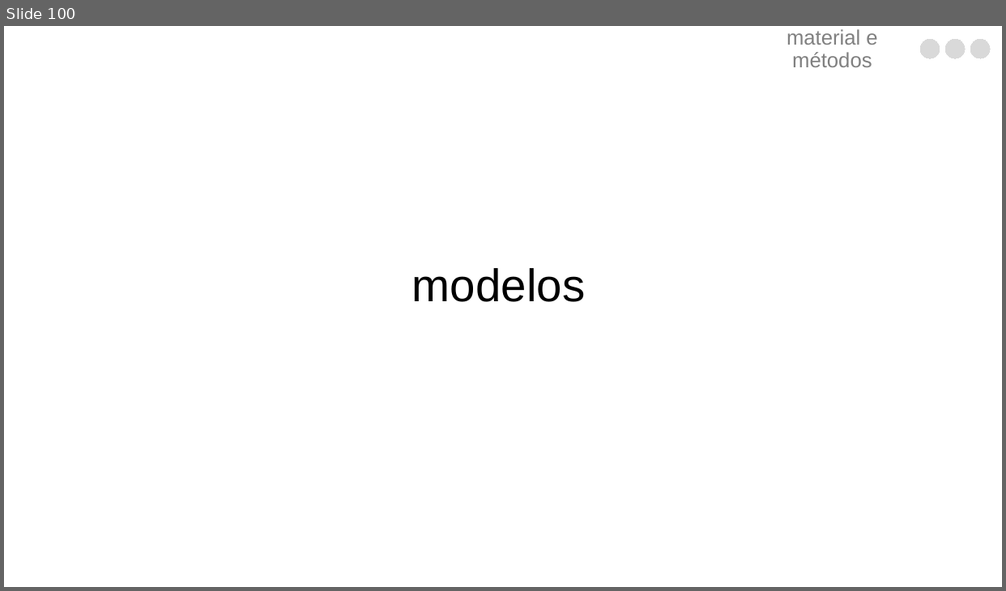
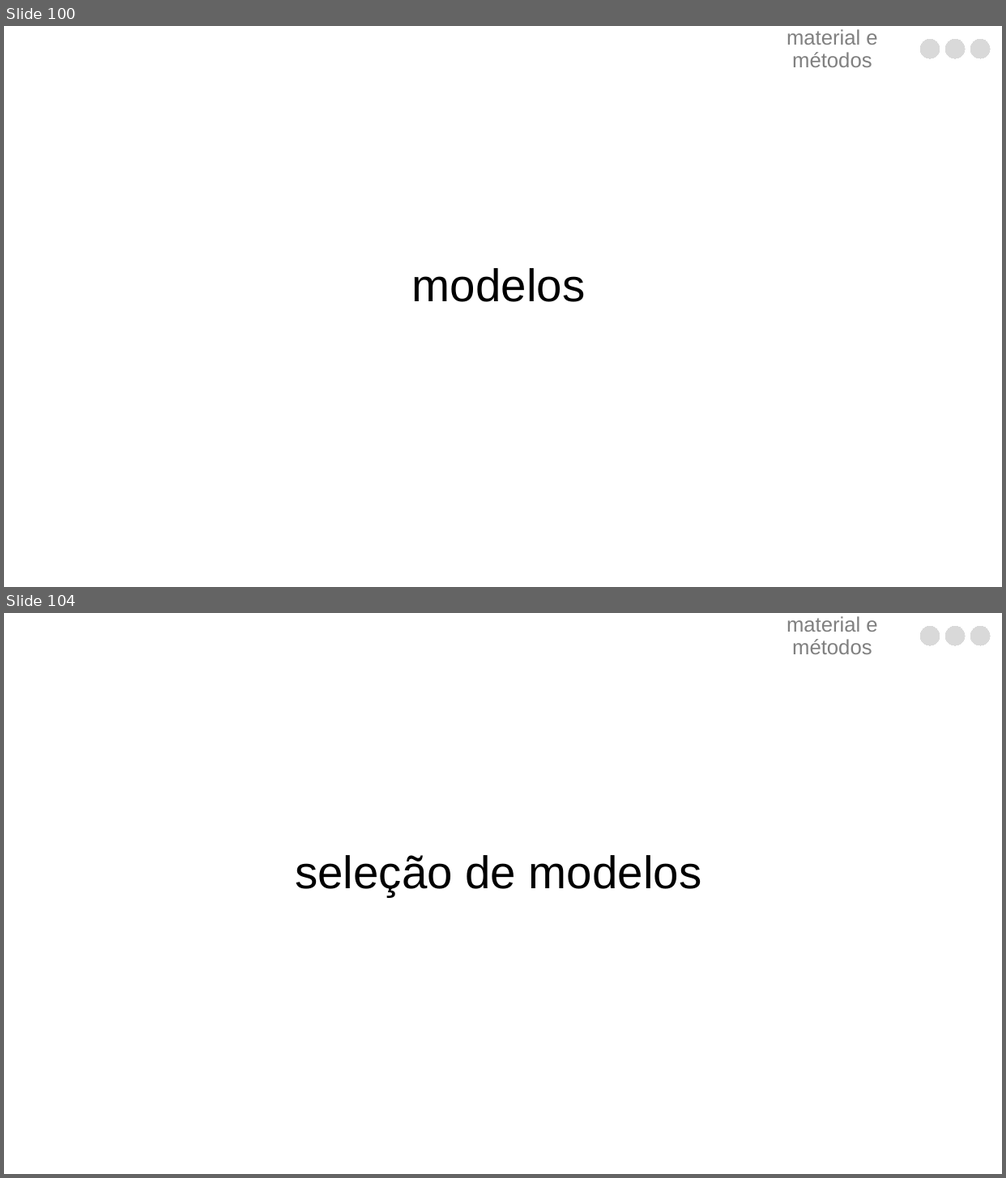
Before and after one commit to luisanovara/dissertacao, a slide deck: DEFESA.pptx. Shown one above the other, each under a label of ours: slide 100 before the commit, slides 100 and 104 after it; the slides between them are not shown. The pictures are 1006x591 and 1006x1178 pixels, drawn with LibreOffice and Linux fonts; fonts in the diff are those of the drawing. Boxes give left, top, right and bottom in pixels: in the first picture for what was removed or moved away, otherwise in the second. Text is boxed around its words. In the diff, an @@ line names an element or a change of style, - is before the commit and + after.

```diff
--- a/DEFESA.pptx
+++ b/DEFESA.pptx
@@ slide 104 added at (4, 613, 1002, 1174), background #FFFFFF @@
@@ text added at (786, 616, 877, 654), 20 pt, text #808080 @@
+material e métodos
@@ freeform shape added at (920, 627, 940, 646), fill #D9D9D9, outline #D9D9D9 0 pt @@
@@ freeform shape added at (946, 627, 965, 646), fill #D9D9D9, outline #D9D9D9 0 pt @@
@@ freeform shape added at (970, 627, 990, 646), fill #D9D9D9, outline #D9D9D9 0 pt @@
@@ title added at (295, 855, 701, 897), 44 pt, text #000000 @@
+seleção de modelos
```
Also in this commit, not shown: 3 slides changed, 1 other slide added.
